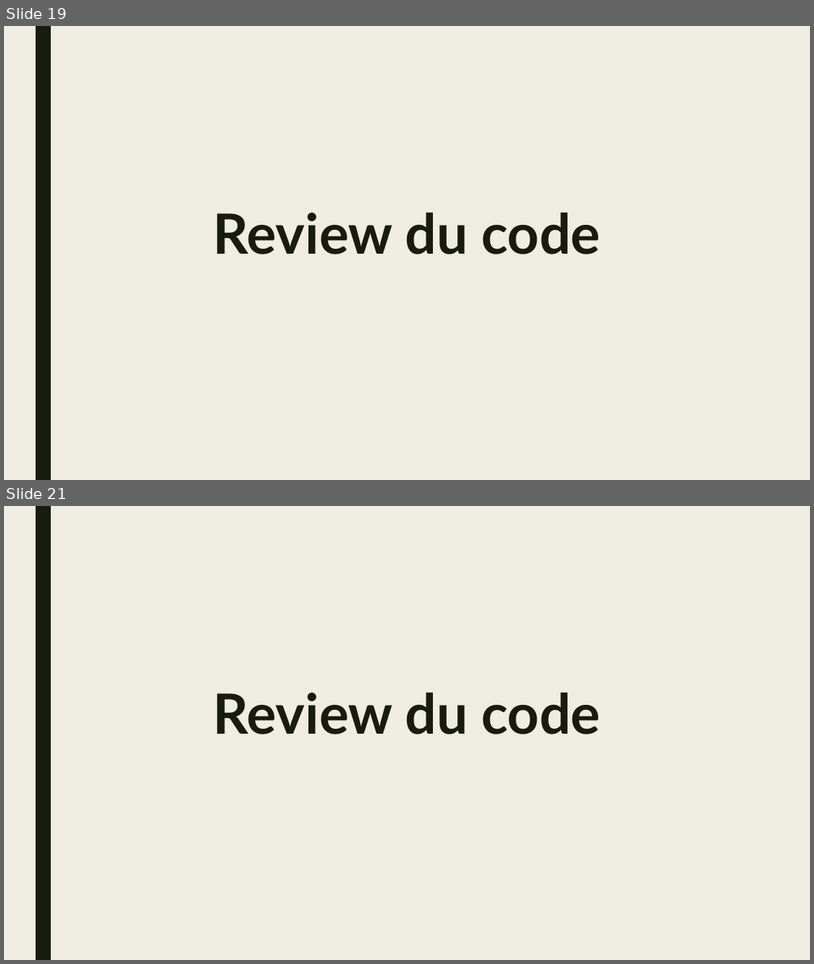
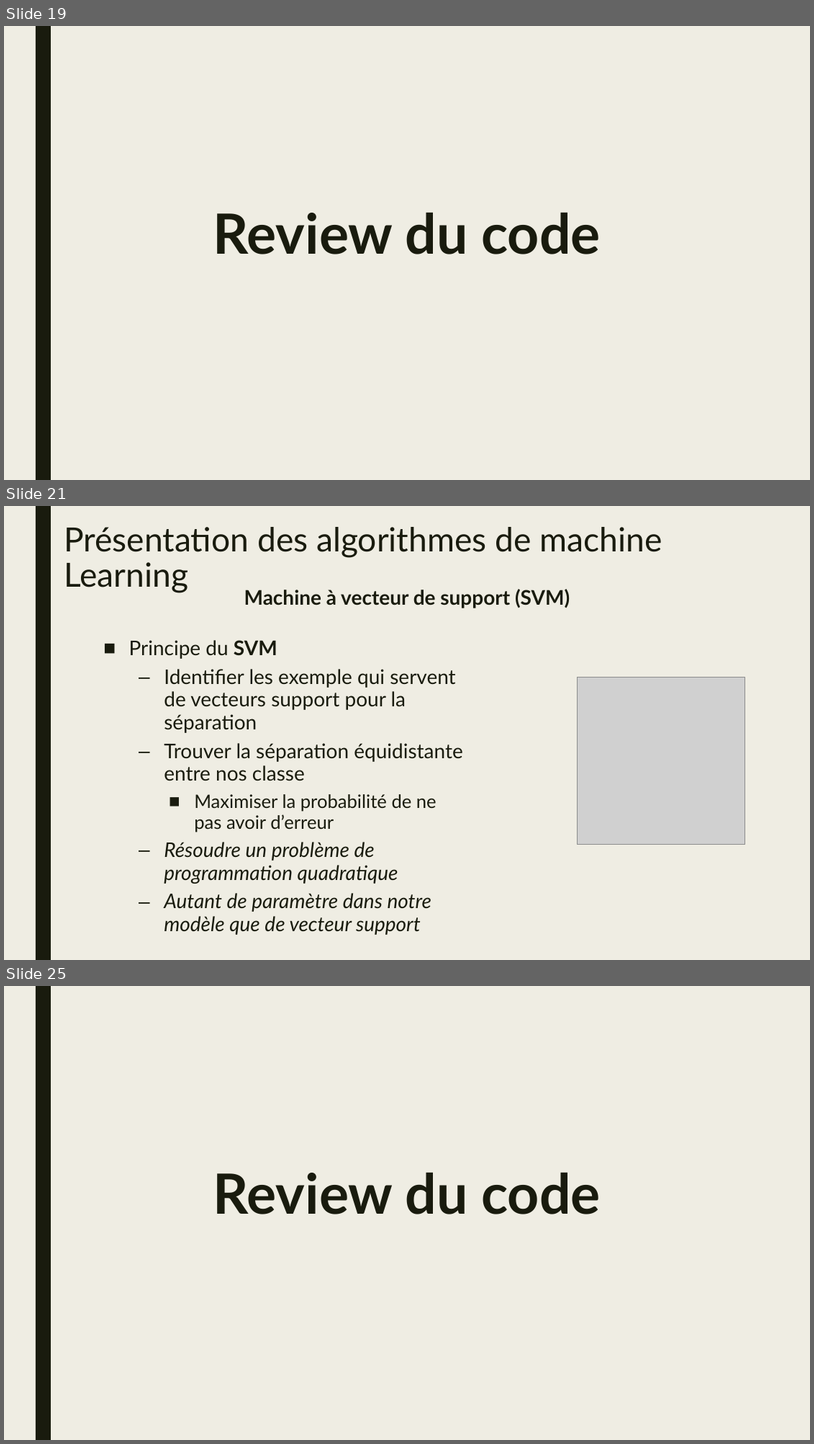
Before and after one commit to natane07/PA-MachineLearning-3ESGI, a slide deck: Project/Docs/Slides/PPT_PA.pptx. Shown one above the other, each under a label of ours: slides 19 and 21 before the commit, slides 19, 21 and 25 after it; the slides between them are not shown. The pictures are 814x964 and 814x1444 pixels, drawn with LibreOffice and Linux fonts; fonts in the diff are those of the drawing; grey boxes stand for pictures. Boxes give left, top, right and bottom in pixels: in the first picture for what was removed or moved away, otherwise in the second. Text is boxed around its words. In the diff, an @@ line names an element or a change of style, - is before the commit and + after.

```diff
--- a/Project/Docs/Slides/PPT_PA.pptx
+++ b/Project/Docs/Slides/PPT_PA.pptx
@@ slide 21 added at (x1=4, y1=506, x2=810, y2=960), background #EFEDE3; not listed: 1 template element that a slide beside it also shows @@
@@ title added at (x1=64, y1=527, x2=663, y2=593), 39.6 pt, text #191B0E @@
+Présentation des algorithmes de machine Learning
@@ text added at (x1=244, y1=589, x2=570, y2=608), 24 pt, text #191B0E, bold @@
+Machine à vecteur de support (SVM)
@@ text added at (x1=129, y1=640, x2=463, y2=934), 24 pt, text #191B0E @@
+■ Principe du SVM
+  – Identifier les exemple qui servent de vecteurs support pour la séparation
+  – Trouver la séparation équidistante entre nos classe
+    ■ Maximiser la probabilité de ne pas avoir d’erreur
+  – Résoudre un problème de programmation quadratique
+  – Autant de paramètre dans notre modèle que de vecteur support
@@ picture added at (x1=578, y1=677, x2=745, y2=844) @@
@@ what was slide 21 is now slide 25 @@
```
Also in this commit, not shown: 5 slides changed, 7 other slides added, 2 slides removed, 3 other files.
